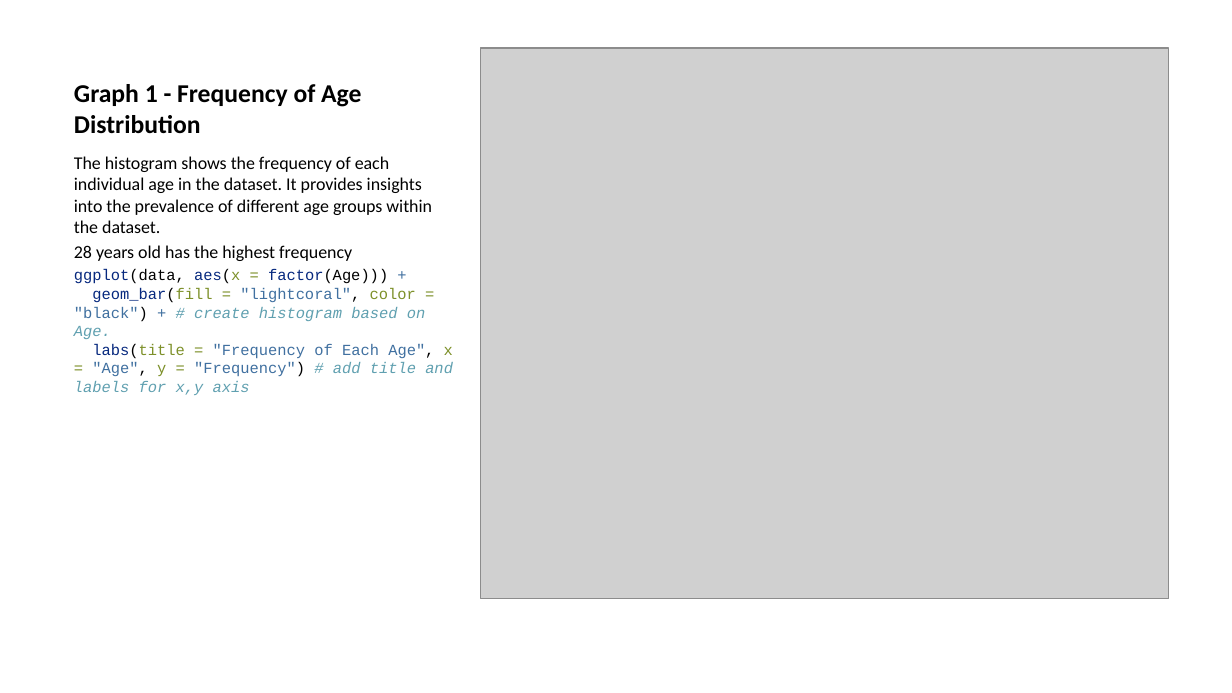
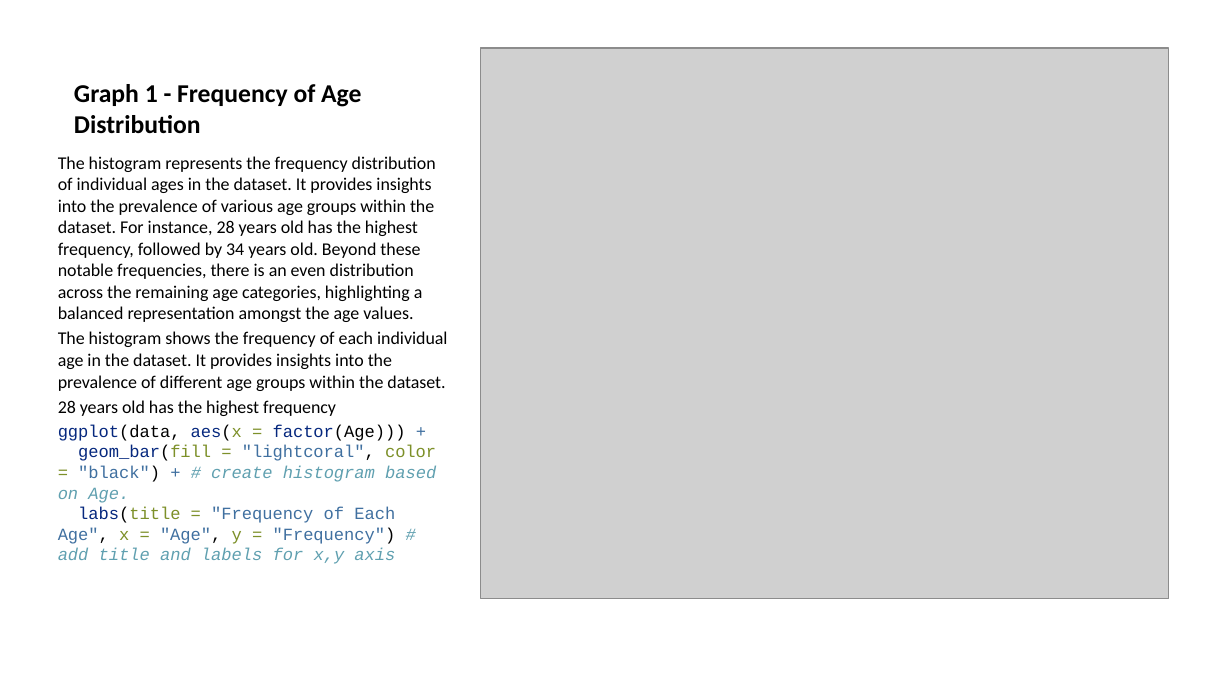
Before and after one commit to KevinDLopez/CECS450-Project1, a slide deck: slide 5 of Project_code.pptx. Drawn at 1232x693 pixels with LibreOffice and Linux fonts; fonts in the diff are those of the drawing; grey boxes stand for pictures. Boxes give left, top, right and bottom in pixels: in the first picture for what was removed or moved away, otherwise in the second. Text is boxed around its words. In the diff, an @@ line names an element or a change of style, - is before the commit and + after.

```diff
--- a/Project_code.pptx
+++ b/Project_code.pptx
@@ text "The histogram represents the frequency ...": place and size @@
-text "The histogram represents the frequency ..." at box(74, 156, 453, 395)
+text "The histogram represents the frequency ..." at box(58, 156, 447, 564)
@@ text at box(58, 156, 436, 322): paragraph added @@
+The histogram represents the frequency distribution of individual ages in the dataset. It provides insights into the prevalence of various age groups within the dataset. For instance, 28 years old has the highest frequency, followed by 34 years old. Beyond these notable frequencies, there is an even distribution across the remaining age categories, highlighting a balanced representation amongst the age values.
@@ text at box(58, 424, 436, 564): size 9 to 10 pt in "ggplot(data, aes(x = factor(Age))) + geom_bar(fill = ..." @@
```
Also in this commit, not shown: 6 other slides changed, 1 slide removed, 3 other files.
